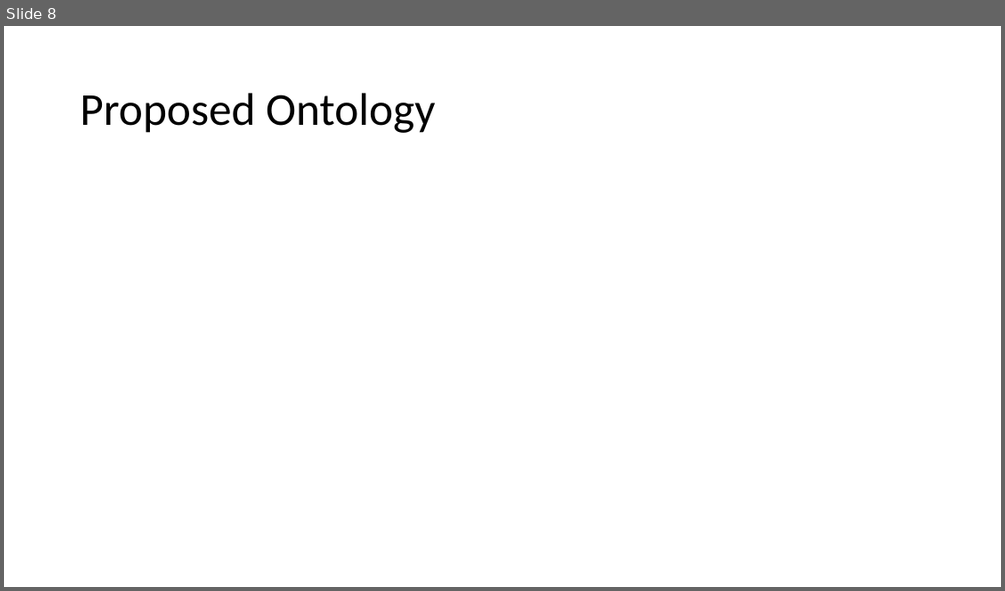
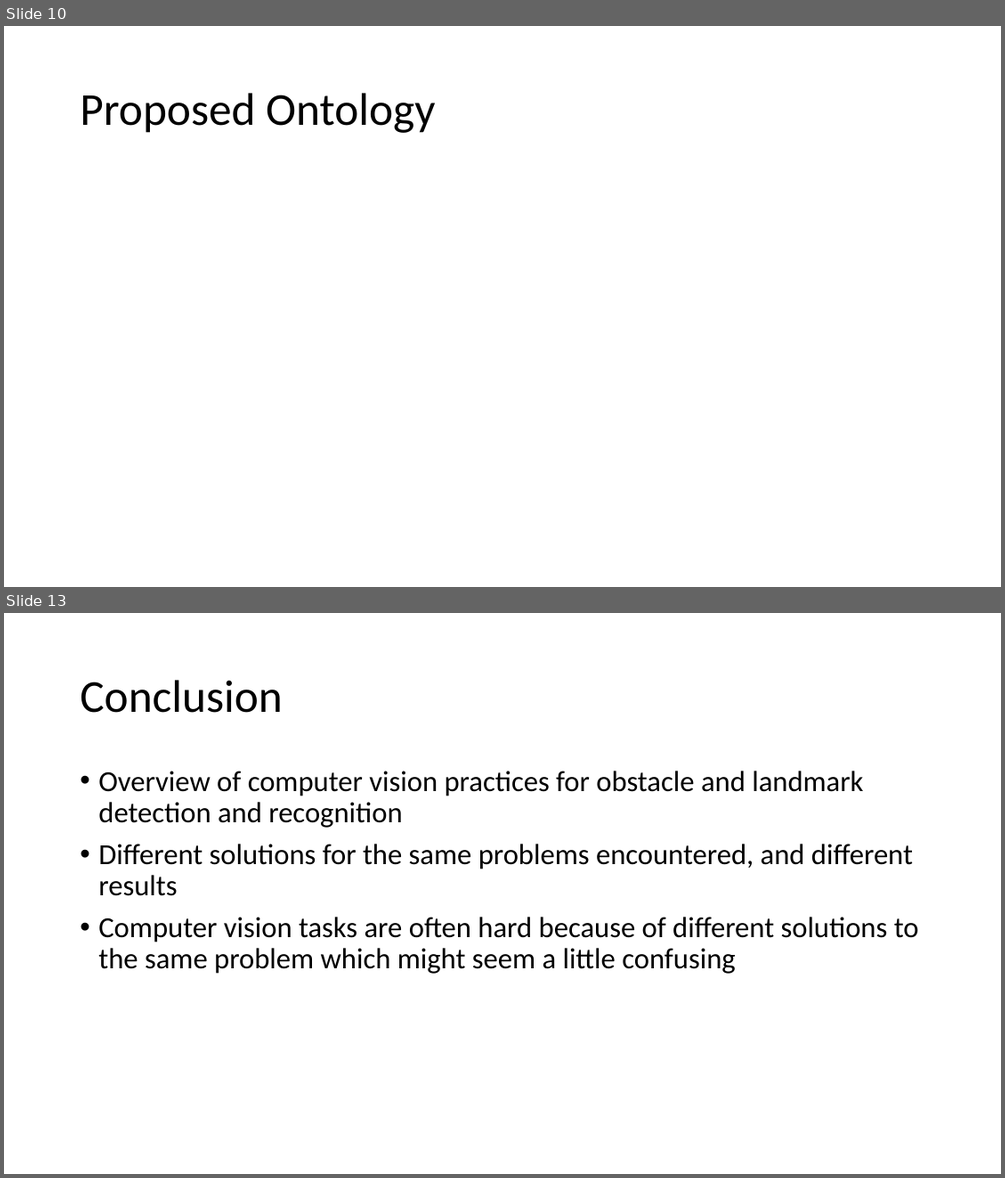
Before and after one commit to rodsnjr/vision_ontology, a slide deck: presentation.pptx. Shown one above the other, each under a label of ours: slide 8 before the commit, slides 10 and 13 after it; the slides between them are not shown. The pictures are 1005x591 and 1005x1178 pixels, drawn with LibreOffice and Linux fonts; fonts in the diff are those of the drawing. Boxes give left, top, right and bottom in pixels: in the first picture for what was removed or moved away, otherwise in the second. Text is boxed around its words. In the diff, an @@ line names an element or a change of style, - is before the commit and + after.

```diff
--- a/presentation.pptx
+++ b/presentation.pptx
@@ slide 13 added at bbox=[4, 613, 1001, 1174], background #FFFFFF @@
@@ title added at bbox=[80, 680, 283, 713], 44 pt, text #000000 @@
+Conclusion
@@ text added at bbox=[98, 771, 919, 973], 28 pt, text #000000 @@
+• Overview of computer vision practices for obstacle and landmark detection and recognition
+• Different solutions for the same problems encountered, and different results
+• Computer vision tasks are often hard because of different solutions to the same problem which might seem a little confusing
@@ what was slide 8 is now slide 10 @@
```
Also in this commit, not shown: 3 slides changed, 5 other slides added, 2 slides removed, 2 other files.
